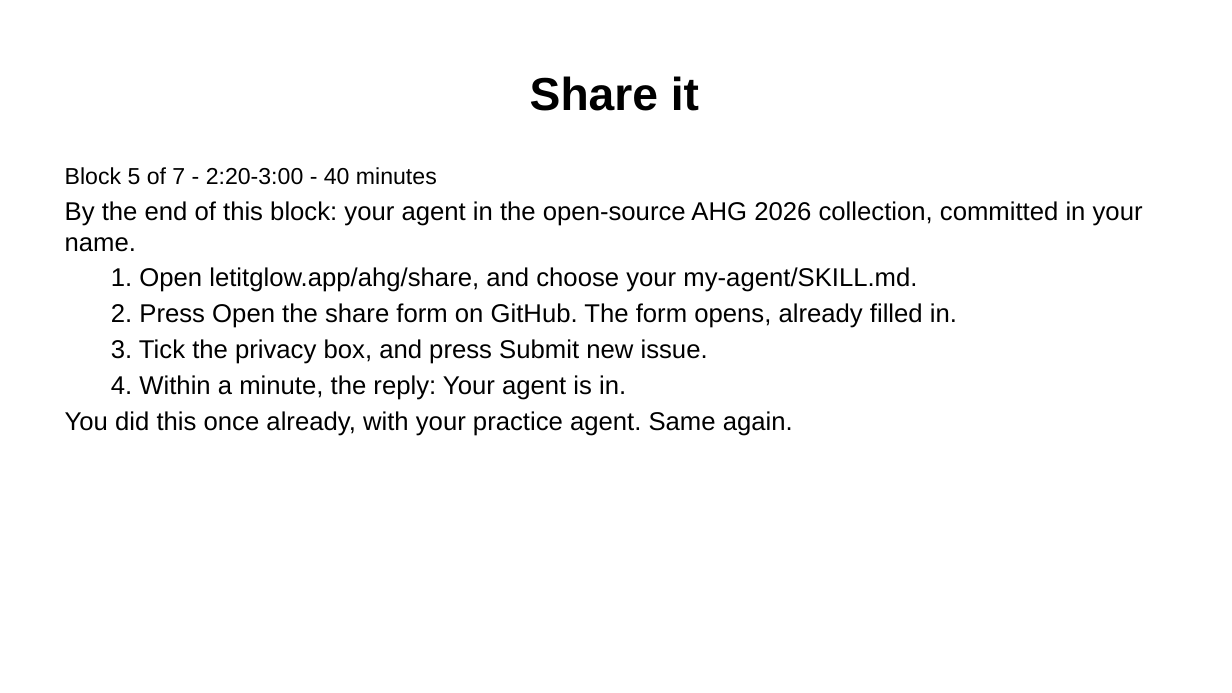
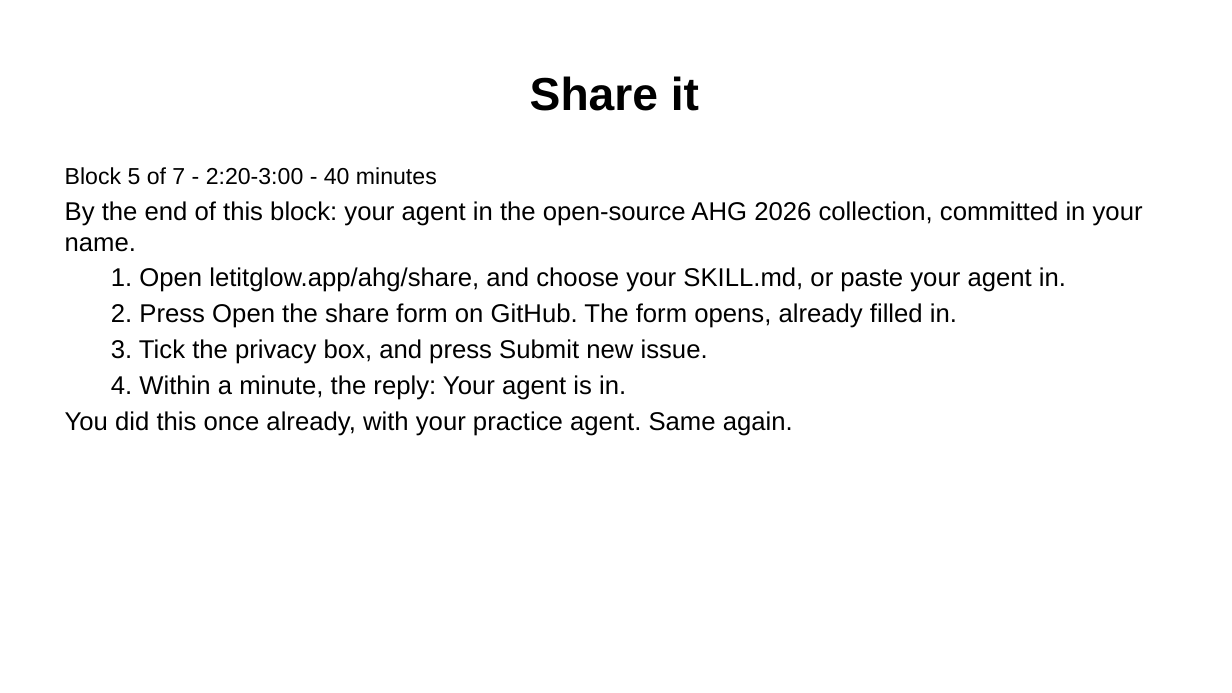
Before and after one commit to Community-Access/glow, a slide deck: slide 19 of docs/ahg-2026/slides.pptx. Drawn at 1232x693 pixels with LibreOffice and Linux fonts; fonts in the diff are those of the drawing. Boxes give left, top, right and bottom in pixels: in the first picture for what was removed or moved away, otherwise in the second. Text is boxed around its words. In the diff, an @@ line names an element or a change of style, - is before the commit and + after.

```diff
--- a/docs/ahg-2026/slides.pptx
+++ b/docs/ahg-2026/slides.pptx
@@ text at (111,267,1066,292): text changed @@
-  1. Open letitglow.app/ahg/share, and choose your my-agent/SKILL.md.
+  1. Open letitglow.app/ahg/share, and choose your SKILL.md, or paste your agent in.
```
Also in this commit, not shown: 7 other slides changed, 55 other files.
